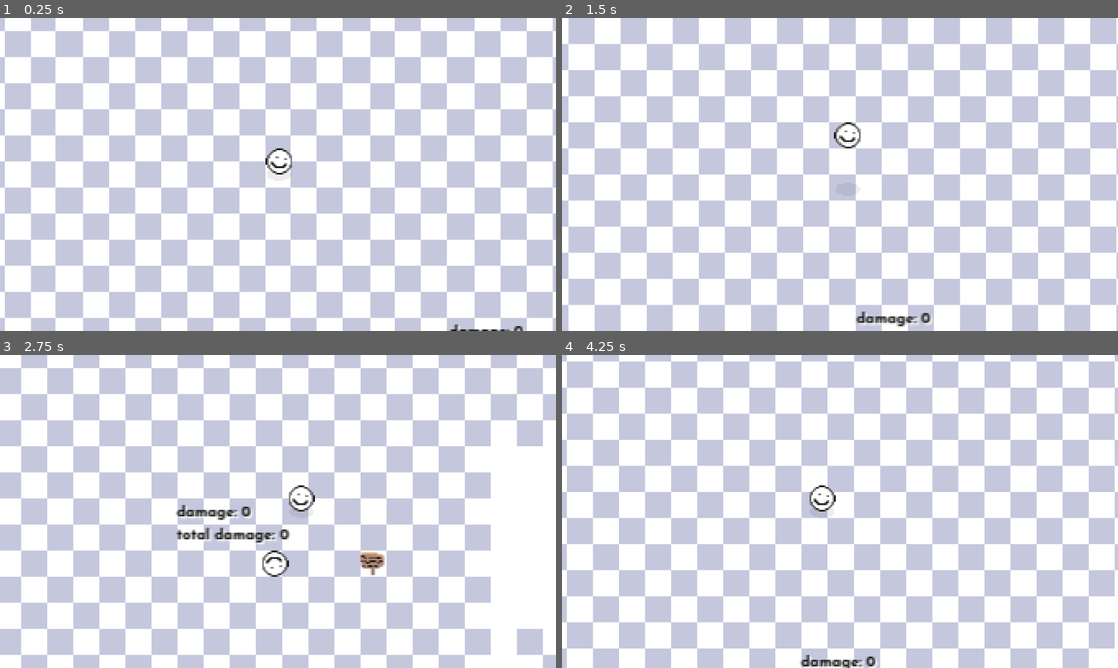
Above: before the commit, frames 1-4 (two rows, left to right).
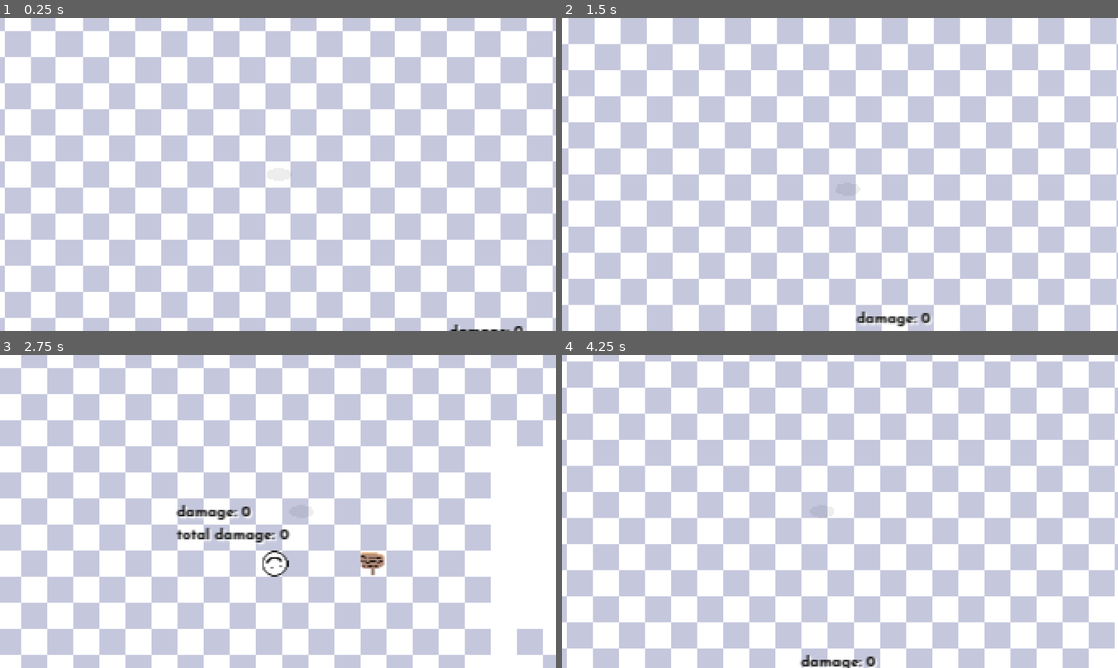
Above: after the commit, the same moments.

Repository: chris-pitre/Space-Cowboy
Game: Godot game, scene res://scenes/main.tscn
Same seed, same stepped clock (60 frames per second), same inputs: the game is played once before the commit and once after it.
Inputs (mouse positions are in pixels of both pictures, inside the frame that each line leads up to):
- Up to frame 1 (0.25 s): no input
- Up to frame 2 (1.5 s): tap Enter at 0.5 s; move the mouse to (962, 158) at 0.52 s; hold D (move_right) 0.53-1.28 s; click (962, 158) at 0.6 s; tap Space (jump) at 0.77 s; move the mouse to (728, 190) at 1.27 s; hold S (move_down) from 1.28 s (still down); right-click (728, 190) at 1.35 s
- Up to frame 3 (2.75 s): tap Space (jump) at 1.52 s; move the mouse to (333, 442) at 2.02 s; release S (move_down) at 2.03 s; hold D (move_right) from 2.03 s (still down); tap F (interact) at 2.1 s
- Up to frame 4 (4.25 s): move the mouse to (812, 574) at 2.77 s; release D (move_right) at 2.78 s; hold W (move_up) 2.78-3.53 s; tap Ctrl (walk) at 2.85 s; tap Space (jump) at 3.02, 3.77 s; move the mouse to (1006, 558) at 3.52 s; hold A (move_left) from 3.53 s (still down); click (1006, 558) at 3.6 s; tap R (reload) at 4.15 s

The runs differ from the first frame. In frame 1, 0.3% of the frame differs, in the area x 47-53%, y 41-50%; in frame 2, 0.3%, in the area x 48-54%, y 33-42%; in frame 3, 0.2%; in frame 4, 0.3%.
Error after the commit: Invalid access to property or key 'position' on a base object of type 'null instance'. (res://scenes/actors/actor.gd:27)

Commit message:
Created ability manager
handles different abilities

Diff:
--- a/scenes/actors/player/player.gd
+++ b/scenes/actors/player/player.gd
@@ -4,6 +4,8 @@
 @export var ammo: int = 6
 
 var space: PhysicsDirectSpaceState2D
+
+@onready var ability_manager = $AbilityManager
 
 func _ready():
 	Game.player = self
--- a/scenes/actors/player/player.tscn
+++ b/scenes/actors/player/player.tscn
@@ -10,6 +10,8 @@
 [ext_resource type="Script" path="res://scenes/actors/player/states/player_shooting.gd" id="7_sfbsp"]
 [ext_resource type="Script" path="res://scenes/actors/player/states/player_reloading.gd" id="8_iabr4"]
 [ext_resource type="Script" path="res://scenes/actors/player/states/player_ability.gd" id="9_4qgma"]
+[ext_resource type="Script" path="res://src/ability_manager/ability_manager.gd" id="10_76oet"]
+[ext_resource type="PackedScene" uid="uid://d2agbwalrxf83" path="res://scenes/actors/player/abilities/fan_the_hammer/fan_the_hammer.tscn" id="11_y5nx0"]
 
 [sub_resource type="RectangleShape2D" id="RectangleShape2D_wcfg4"]
 size = Vector2(16, 8)
@@ -60,6 +62,12 @@
 actor = NodePath("../..")
 state_machine = NodePath("..")
 
+[node name="AbilityManager" type="Node" parent="." node_paths=PackedStringArray("actor")]
+script = ExtResource("10_76oet")
+actor = NodePath("..")
+
+[node name="FanTheHammer" parent="AbilityManager" instance=ExtResource("11_y5nx0")]
+
 [node name="Sprite2D" type="Sprite2D" parent="."]
 position = Vector2(0, -8)
 texture = ExtResource("5_2ft3j")
--- a/scenes/actors/player/states/player_ability.gd
+++ b/scenes/actors/player/states/player_ability.gd
@@ -1,34 +1,9 @@
 class_name PlayerAbility
 extends State
 
-@onready var bullet_tracer = preload("res://scenes/actors/player/bullet/bullet_tracer.tscn")
-
 ## When this state is entered
 func enter() -> void:
-	for i in range(actor.ammo):
-		var bullet_direction = actor.get_local_mouse_position().normalized() * 1024
-		if state_machine.last_state == state_machine.states["Running"]:
-			var spread = randf_range(-0.02, 0.02)
-			bullet_direction = bullet_direction.rotated(spread)
-		var hitscan = PhysicsRayQueryParameters2D.create(actor.position, actor.to_global(bullet_direction))
-		hitscan.exclude = [self]
-		var result = actor.space.intersect_ray(hitscan)
-
-		var bullet = bullet_tracer.instantiate()
-		get_parent().add_child(bullet)
-		bullet.origin = -actor.to_local(Vector2.ZERO)
-		bullet.add_point(bullet.origin)
-		if result:
-			bullet.end = result.position
-			if result.collider.has_method("is_hit"):
-				result.collider.is_hit(1)
-		else:
-			bullet.end = actor.to_global(bullet_direction)
-		bullet.new_end = bullet.origin
-		bullet.add_point(bullet.new_end)
-		await get_tree().create_timer(.04).timeout
-
-	actor.ammo = 0
+	actor.ability_manager.do_ability()
 	state_machine.next_state = state_machine.last_state
 
 ## Run every frame
--- a/scenes/actors/player/states/player_reloading.gd
+++ b/scenes/actors/player/states/player_reloading.gd
@@ -10,7 +10,6 @@
 	while !interrupt_reload and actor.ammo < 6:
 		await get_tree().create_timer(0.5).timeout
 		actor.ammo += 1
-		print(actor.ammo)
 	state_machine.next_state = state_machine.states["Idle"]
 
 ## Run every frame
--- /dev/null
+++ b/src/ability_manager/ability.gd
@@ -0,0 +1,10 @@
+class_name Ability
+extends Node
+
+## The Actor this ability belongs to
+@export var actor: Actor
+
+## do X ability while available to
+func do_ability() -> void:
+	push_error("Ability Invalid: This ability does nothing")
+	pass
--- /dev/null
+++ b/src/ability_manager/ability_manager.gd
@@ -0,0 +1,26 @@
+class_name AbilityManager
+extends Node
+
+@export var actor: Actor
+
+# Called when the node enters the scene tree for the first time.
+func _ready():
+	pass
+
+## Performs current ability
+func do_ability() -> void:
+	get_child(0).do_ability()
+
+## Returns next ability and orders children
+func next_ability() -> Ability:
+	var current_ability = get_child(0)
+	move_child(current_ability, get_child_count()-1)
+	var next_ability = get_child(0)
+	add_child(current_ability)
+	return next_ability
+
+##  Returns last abiliy and orders children
+func last_ability() -> Ability:
+	var last_ability = get_child(get_child_count()-1)
+	move_child(last_ability, 0)
+	return last_ability
Not shown: 1 places in scenes/actors/player/player.tscn that only renumber resources
